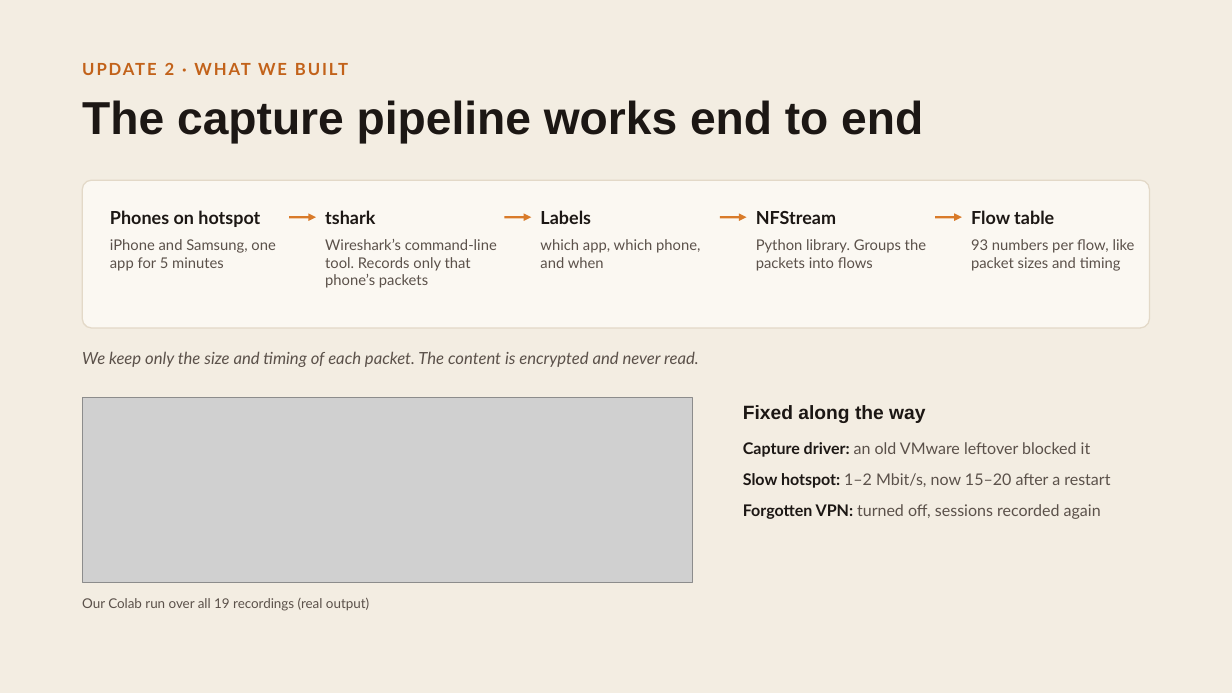
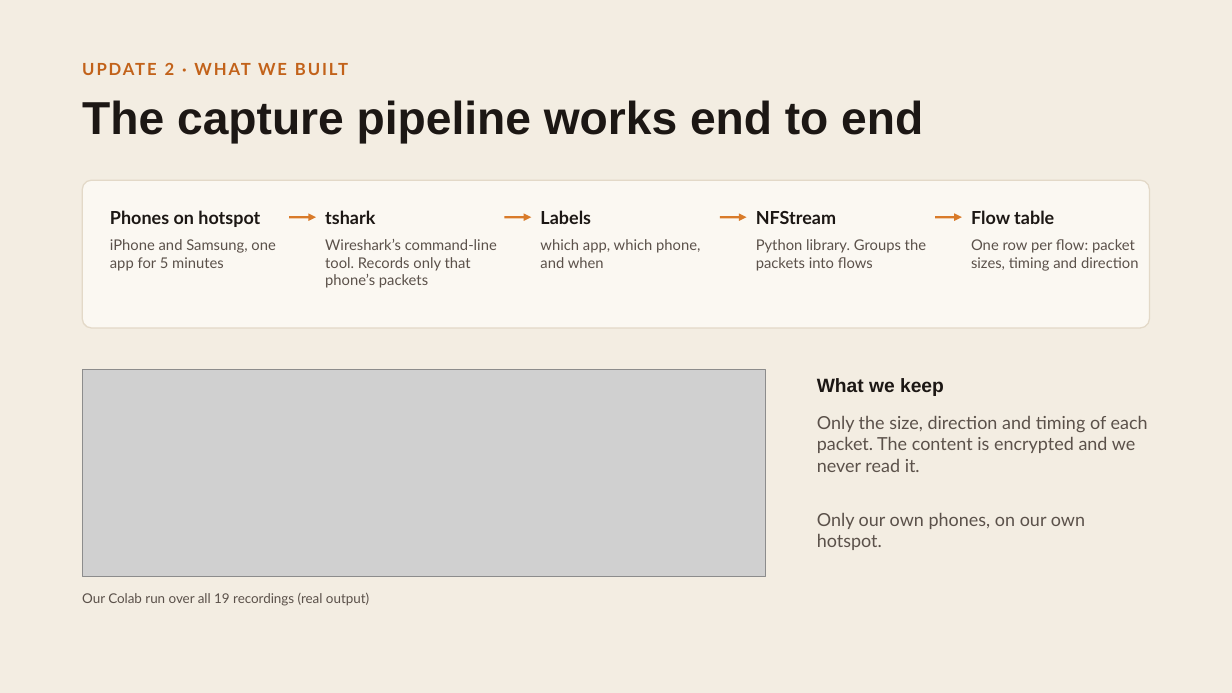
Before and after one commit to Khan-Doruk/net_screen, a slide deck: slide 1 of docs/NetScreen Project Update 2.pptx. Drawn at 1232x693 pixels with LibreOffice and Linux fonts; fonts in the diff are those of the drawing; grey boxes stand for pictures. Boxes give left, top, right and bottom in pixels: in the first picture for what was removed or moved away, otherwise in the second. Text is boxed around its words. In the diff, an @@ line names an element or a change of style, - is before the commit and + after.

```diff
--- a/docs/NetScreen Project Update 2.pptx
+++ b/docs/NetScreen Project Update 2.pptx
@@ text at <box>971,239,1138,271</box>: text changed @@
-93 numbers per flow, like packet sizes and timing
+One row per flow: packet sizes, timing and direction
@@ picture: place and size @@
-picture at <box>82,397,692,582</box>
+picture at <box>82,370,766,577</box>
@@ text added at <box>817,378,944,396</box>, 15 pt, text #1C1714, bold @@
+What we keep
@@ text removed at <box>743,405,925,423</box> @@
-Fixed along the way
@@ text at <box>817,416,1148,472</box>: text changed; size 13 to 14 pt; italic off @@
-We keep only the size and timing of each packet. The content is encrypted and never read.
+Only the size, direction and timing of each packet. The content is encrypted and we never read it.
@@ text "Only the size, direction and ..." at <box>817,416,1148,472</box>: vertical alignment middle to top @@
@@ text at <box>817,513,1085,550</box>: text changed; size 12.5 to 14 pt @@
-Capture driver: an old VMware leftover blocked it
-Slow hotspot: 1–2 Mbit/s, now 15–20 after a restart
-Forgotten VPN: turned off, sessions recorded again
+Only our own phones, on our own hotspot.
@@ text "Our Colab run over all ...": place and size @@
-text "Our Colab run over all ..." at <box>82,598,369,611</box>
+text "Our Colab run over all ..." at <box>82,593,369,606</box>
```
